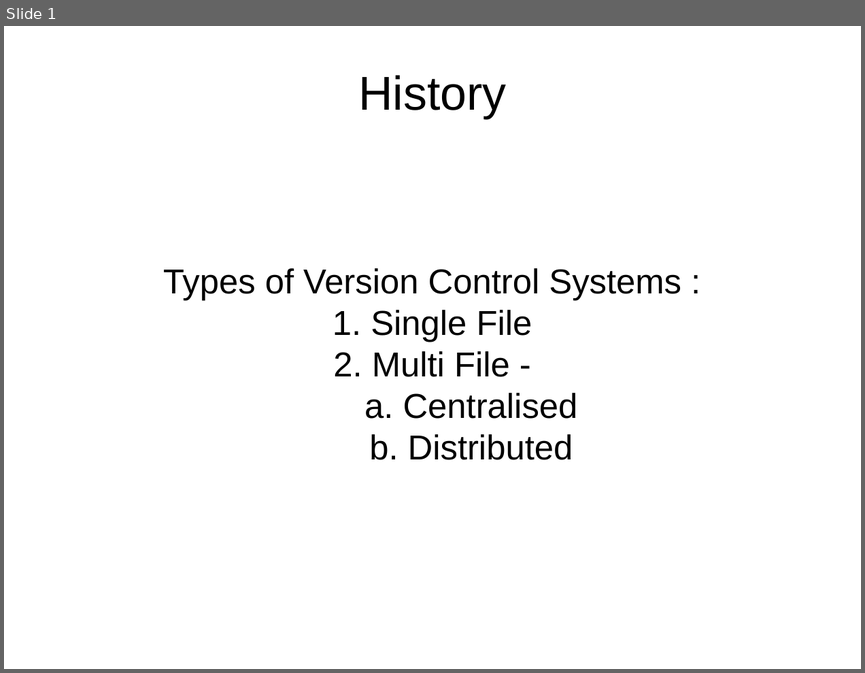
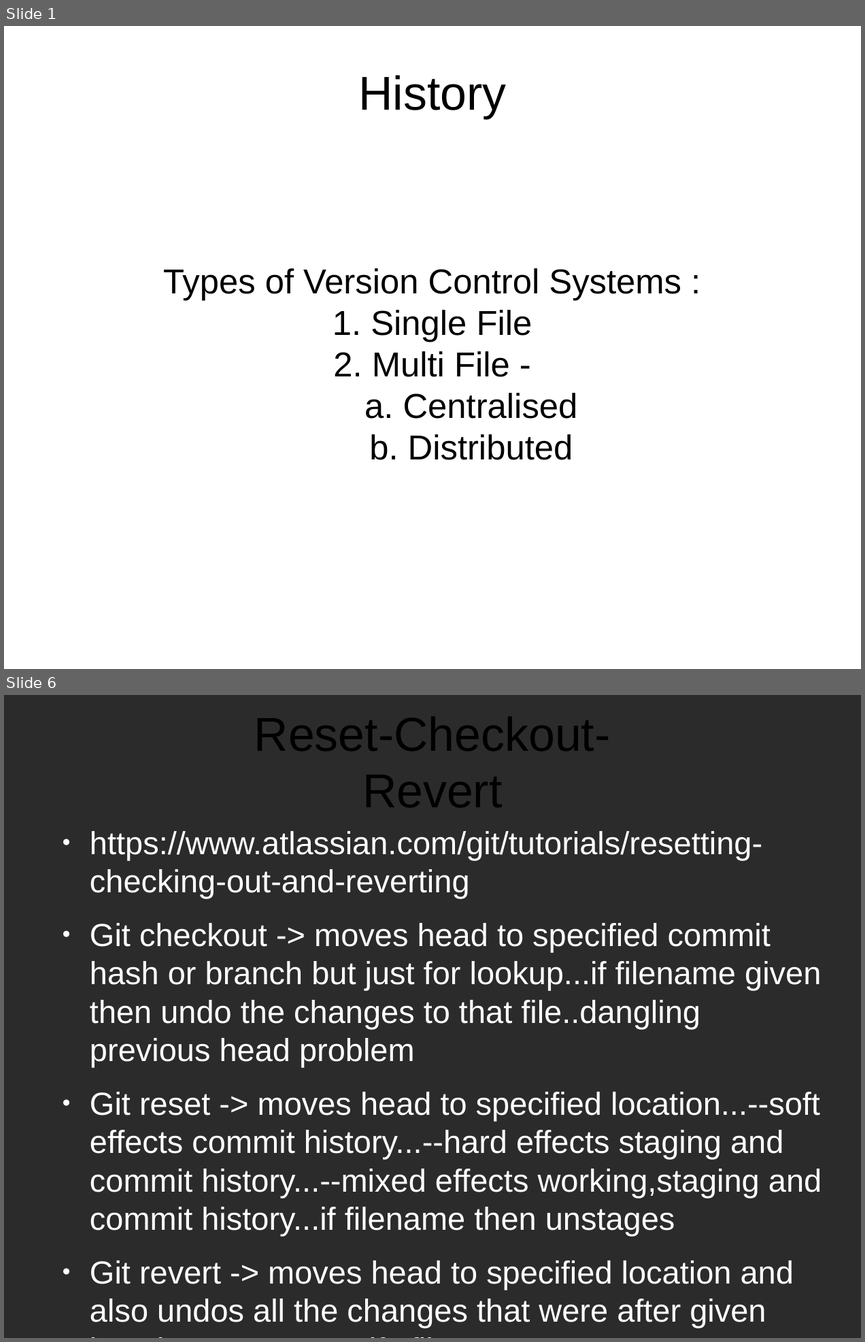
Before and after one commit to tanmayrajani/Internship_PreWork, a slide deck: Git/Git_Notes.odp. Shown one above the other, each under a label of ours: slide 1 before the commit, slides 1 and 6 after it; the slides between them are not shown. The pictures are 865x673 and 865x1342 pixels, drawn with LibreOffice and Linux fonts; fonts in the diff are those of the drawing; background and template pictures are left out; a plain dark background stands for a picture behind light text. Boxes give left, top, right and bottom in pixels: in the first picture for what was removed or moved away, otherwise in the second. Text is boxed around its words. In the diff, an @@ line names an element or a change of style, - is before the commit and + after.

```diff
--- a/Git/Git_Notes.odp
+++ b/Git/Git_Notes.odp
@@ slide 6 added at [4, 695, 861, 1338], background picture (left out) @@
@@ title added at [254, 717, 611, 807], 44 pt, text #000000 @@
+Reset-Checkout-Revert
@@ text added at [90, 831, 821, 1327], 29.6 pt, text #FFFFFF @@
+● https://www.atlassian.com/git/tutorials/resetting-checking-out-and-reverting
+● Git checkout -> moves head to specified commit hash or branch but just for lookup...if filename given then undo the changes to that file..dangling previous head problem
+● Git reset -> moves head to specified location...--soft effects commit history...--hard effects staging and commit history...--mixed effects working,staging and commit history...if filename then unstages
+● Git revert -> moves head to specified location and also undos all the changes that were after given location...can't specify file
```
Also in this commit, not shown: 5 other slides added.
